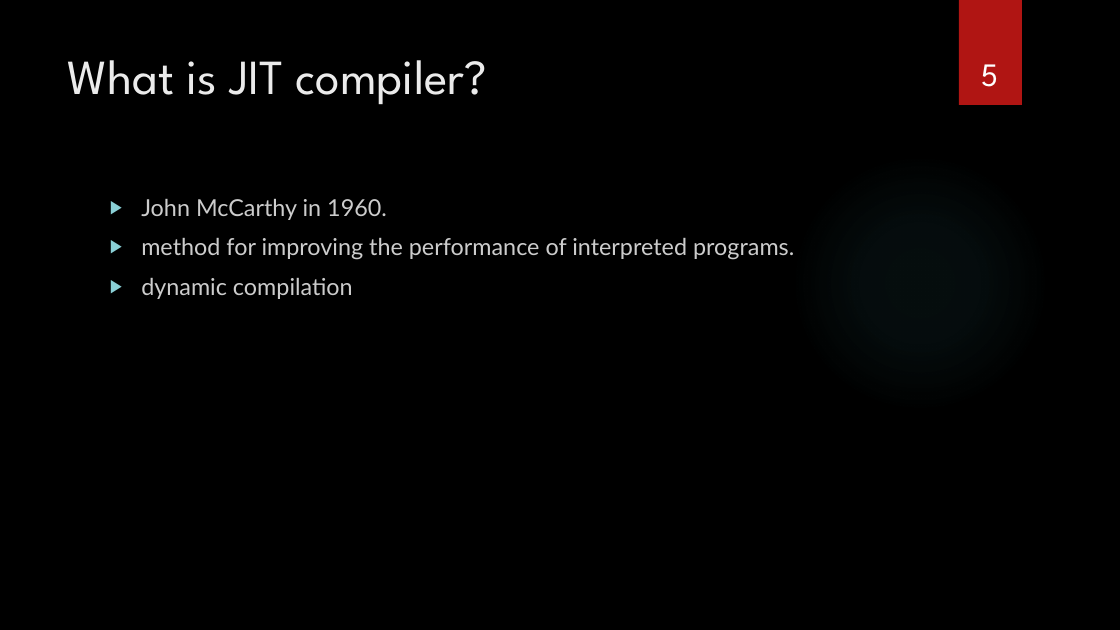
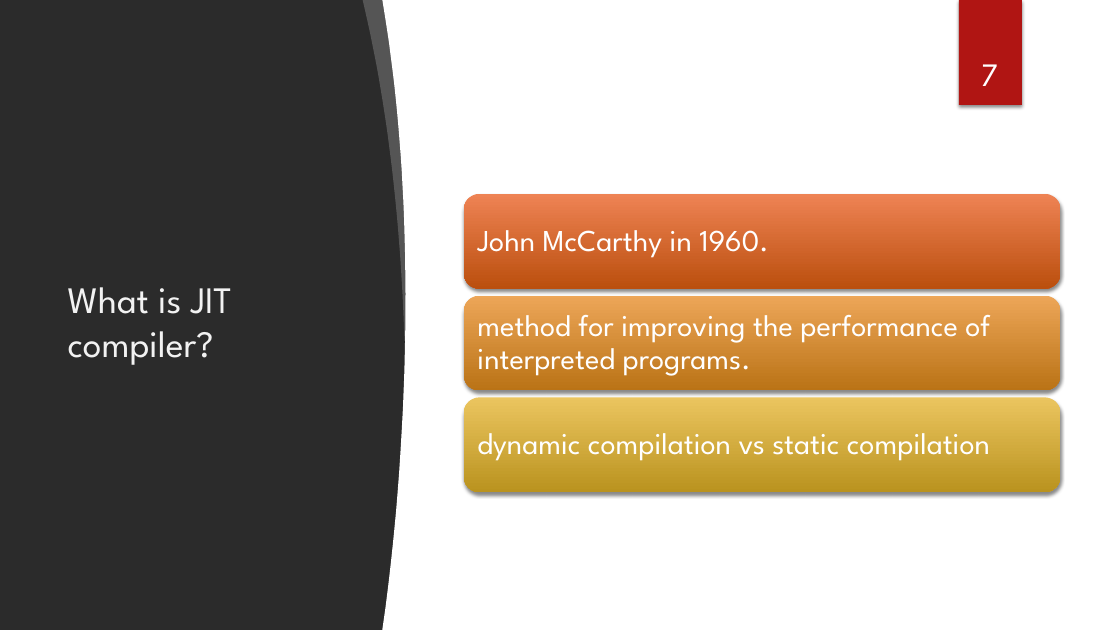
Before and after one commit to sebivenlo/esd-2024-jit-compiler, a slide deck: slide 7 of documents/presentation/presentation jit compiler.pptx (slide 5 before the commit). Drawn at 1120x630 pixels with LibreOffice and Linux fonts; fonts in the diff are those of the drawing; background and template pictures are left out; a plain dark background stands for a picture behind light text. Boxes give left, top, right and bottom in pixels: in the first picture for what was removed or moved away, otherwise in the second. Text is boxed around its words. In the diff, an @@ line names an element or a change of style, - is before the commit and + after.

```diff
--- a/documents/presentation/presentation jit compiler.pptx
+++ b/documents/presentation/presentation jit compiler.pptx
@@ freeform shape added at (363,0,414,341), fill #FFFFFF at 20% opacity @@
@@ freeform shape added at (382,0,1120,630), fill #FFFFFF @@
@@ rectangle removed at (959,0,1022,105) @@
@@ rectangle added at (959,0,1022,105), fill #B01513 @@
@@ page number at (981,64,998,86): text changed @@
-5
+7
@@ title "What is JIT compiler?": place and size @@
-title "What is JIT compiler?" at (68,60,487,105)
+title "What is JIT compiler?" at (68,287,232,365)
@@ title "What is JIT compiler?" at (68,287,232,365): size 42 to 32 pt, text colour #EBEBEB to #F2F2F2; vertical alignment top to middle @@
@@ ellipse at (791,154,1049,413): fill gradient #50B9C1 to gradient #F3F3F3 @@
@@ text removed at (141,199,794,299) @@
-▶ John McCarthy in 1960.
-▶ method for improving the performance of interpreted programs.
-▶ dynamic compilation
@@ group added at (464,194,1060,492): 3 rounded rectangles, 3 texts @@
+John McCarthy in 1960.
+method for improving the performance of interpreted programs.
+dynamic compilation vs static compilation
```
Also in this commit, not shown: 2 other slides changed, 1 slide added, 4 slides removed, 1 other file.
